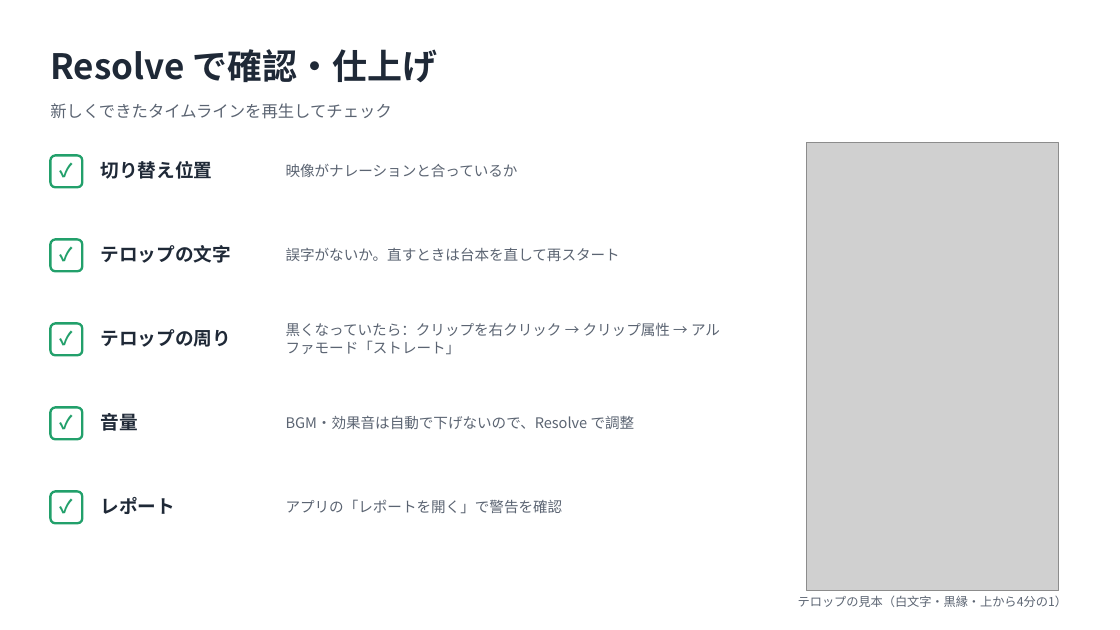
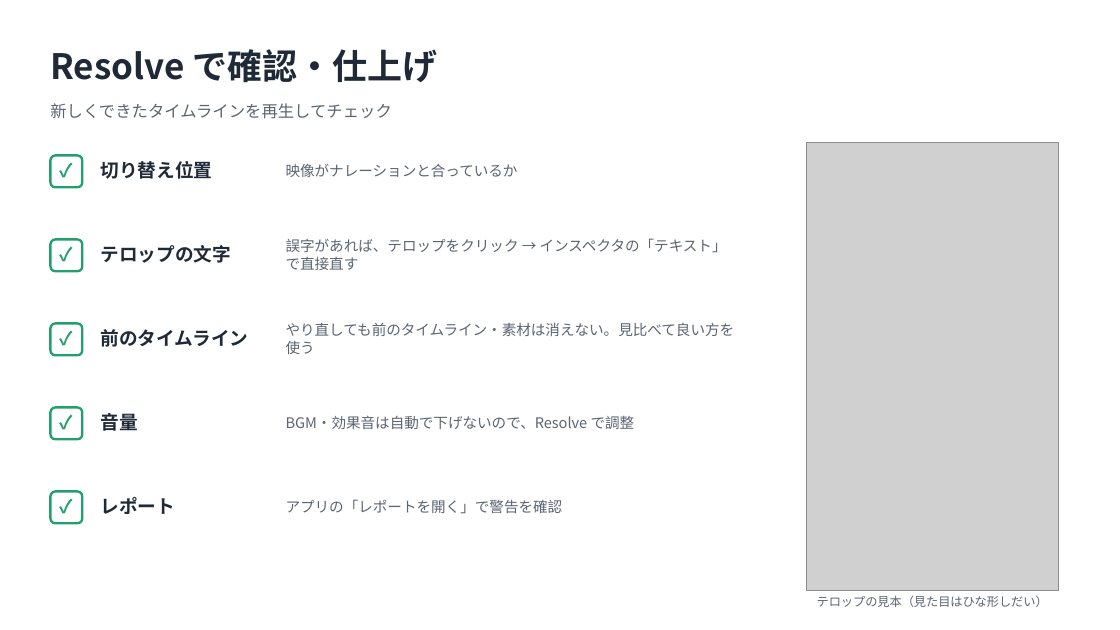
Before and after one commit to uru4848553-hub/my-first-project, a slide deck: slide 13 of 取扱説明書.pptx. Drawn at 1120x630 pixels with LibreOffice and Linux fonts; fonts in the diff are those of the drawing; grey boxes stand for pictures. Boxes give left, top, right and bottom in pixels: in the first picture for what was removed or moved away, otherwise in the second. Text is boxed around its words. In the diff, an @@ line names an element or a change of style, - is before the commit and + after.

```diff
--- a/取扱説明書.pptx
+++ b/取扱説明書.pptx
@@ text at box(286, 238, 727, 270): text changed @@
-誤字がないか。直すときは台本を直して再スタート
+誤字があれば、テロップをクリック → インスペクタの「テキスト」で直接直す
@@ text at box(101, 329, 249, 347): text changed @@
-テロップの周り
+前のタイムライン
@@ text at box(286, 322, 735, 354): text changed @@
-黒くなっていたら：クリップを右クリック → クリップ属性 → アルファモード「ストレート」
+やり直しても前のタイムライン・素材は消えない。見比べて良い方を使う
@@ text at box(817, 595, 1048, 607): text changed @@
-テロップの見本（白文字・黒縁・上から4分の1）
+テロップの見本（見た目はひな形しだい）
```
Also in this commit, not shown: 3 other slides changed, 1 slide added, 1 slide removed, 14 other files.
